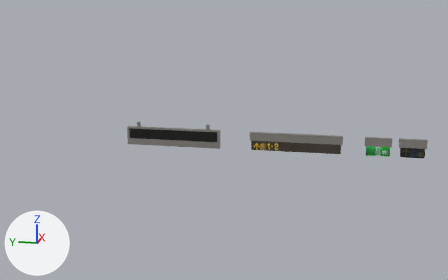
Two versions of the Blender file MRT/Under the ground/Una/blender/ceiling.blend, one commit apart.
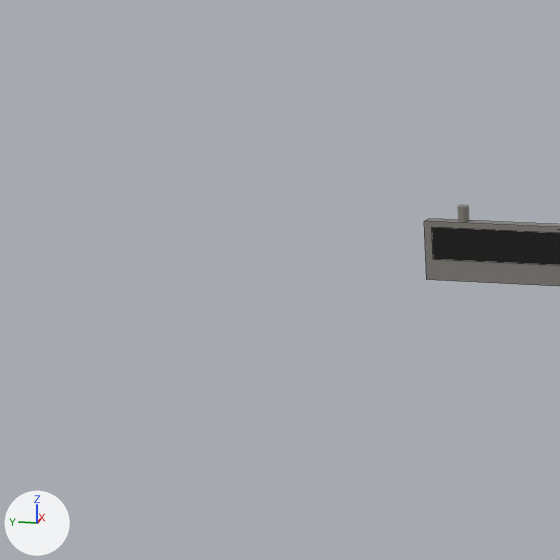
Each version is shown whole from a 50 mm camera at (-13.24, 2.31, 26.38) aimed at (30.47, 11.05, 15.45), then close up on the part from 0% to 37% of the width and 22% to 81% of the height. Every picture has the same lights, and +X, +Y and +Z are marked at lower left. The close-ups show mesh edges as thin lines.

The first close-up shows '立方體.009', '立方體.010'.
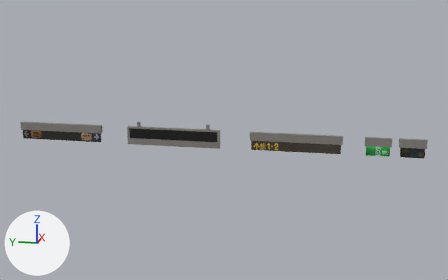
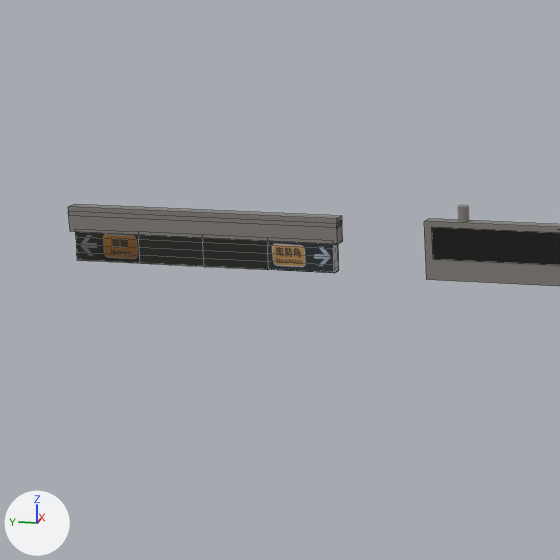
Boxes (x1, y1, x2, y2) around the edits, measured in the close-ups (560 x 560 px):
'立方體.011', added (black): after (75, 232, 339, 273)
    faces in mat_backgound: (138, 235, 339, 273)
    faces in mat_nan2 (picture img_nan2_jpg): (267, 241, 334, 273)
    faces in mat_hui2 (picture img_hui2_jpg): (75, 232, 140, 263)
'立方體.012', added: after (69, 216, 343, 244)
'立方體.013', added: after (68, 204, 342, 228)

The change, as a diff of the scene's bpy script:
```diff
--- a/MRT/Under the ground/Una/blender/ceiling.blend.py
+++ b/MRT/Under the ground/Una/blender/ceiling.blend.py
@@ img_nan_jpg @@
+img_nan_jpg = load_image('Nan.jpg', '../picture/Nan.jpg', 1019, 434, 'sRGB')
@@ img_hui2_jpg @@
+img_hui2_jpg = load_image('hui2.jpg', '../picture/hui2.jpg', 382, 153, 'sRGB')
@@ img_nan2_jpg @@
+img_nan2_jpg = load_image('Nan2.jpg', '../picture/Nan2.jpg', 1019, 434, 'sRGB')
@@ img_hui_jpg @@
+img_hui_jpg = load_image('hui.jpg', '../picture/hui.jpg', 382, 153, 'sRGB')
@@ mat_nan @@
+mat_nan = principled_material('nan')
+mat_nan.texture = img_nan_jpg
@@ mat_hui2 @@
+mat_hui2 = principled_material('hui2')
+mat_hui2.texture = img_hui2_jpg
@@ mat_backgound @@
+mat_backgound = bpy.data.materials.new('backgound')
+mat_backgound.use_nodes = True; mat_backgound.node_tree.nodes.clear()
+_N = mat_backgound.node_tree.nodes; _L = mat_backgound.node_tree.links
+n0 = _N.new('ShaderNodeOutputMaterial'); n0.name = '材質輸出'
+n1 = _N.new('ShaderNodeBsdfPrincipled'); n1.name = 'Principled BSDF'
+n1.distribution = 'GGX'
+n1.subsurface_method = 'BURLEY'
+n2 = _N.new('ShaderNodeRGB'); n2.name = 'RGB'
+n2.outputs[0].default_value = (0.0176, 0.0185, 0.0144, 1.0)  # 'Color', black #242520
+_L.new(n1.outputs[0], n0.inputs[0])  # 'BSDF' to 'Surface'
+_L.new(n2.outputs[0], n1.inputs[0])  # 'Color' to 'Base Color'
@@ mat_nan2 @@
+mat_nan2 = principled_material('nan2')
+mat_nan2.texture = img_nan2_jpg
@@ mat_hui @@
+mat_hui = principled_material('hui')
+mat_hui.texture = img_hui_jpg
@@ mat_metal_004 @@
+mat_metal_004 = principled_material('metal.004')
+mat_metal_004.base_color = (0.238, 0.227, 0.209)  # grey #86837e
@@ me_立方體_000 @@
+me_立方體_000.from_pydata(...)  # 98 vertices, 96 faces; spans x -1.0..1.0, y -1.0..1.0, z -1.0..1.0
+# faces by material slot: [80, 4, 4, 4, 4]
+me_立方體_000.materials.append(mat_backgound)
+me_立方體_000.materials.append(mat_nan)  # picture img_nan_jpg
+me_立方體_000.materials.append(mat_hui)  # picture img_hui_jpg
+me_立方體_000.materials.append(mat_hui2)  # picture img_hui2_jpg
+me_立方體_000.materials.append(mat_nan2)  # picture img_nan2_jpg
@@ me_立方體_001 @@
+me_立方體_001.from_pydata(...)  # a box spanning x -1.0..1.0, y -1.0..1.0, z -1.0..1.0
+me_立方體_001.materials.append(mat_metal_004)  # grey #86837e
@@ me_立方體_011 @@
+me_立方體_011.from_pydata(...)  # a box spanning x -1.0..1.0, y -1.0..1.0, z -1.0..1.0
+me_立方體_011.materials.append(mat_metal_004)  # grey #86837e
@@ ob_立方體_011 @@
+ob_立方體_011 = bpy.data.objects.new('立方體.011', me_立方體_000)
+ob_立方體_011.location = (30.35, 23.87, 15.25)
+ob_立方體_011.scale = (0.135, 3.2, 0.379)
@@ ob_立方體_012 @@
+ob_立方體_012 = bpy.data.objects.new('立方體.012', me_立方體_001)
+ob_立方體_012.location = (30.35, 23.87, 15.8)
+ob_立方體_012.scale = (0.145, 3.33, 0.242)
@@ ob_立方體_013 @@
+ob_立方體_013 = bpy.data.objects.new('立方體.013', me_立方體_011)
+ob_立方體_013.location = (30.35, 23.87, 16.05)
+ob_立方體_013.scale = (0.151, 3.33, -0.107)
```
